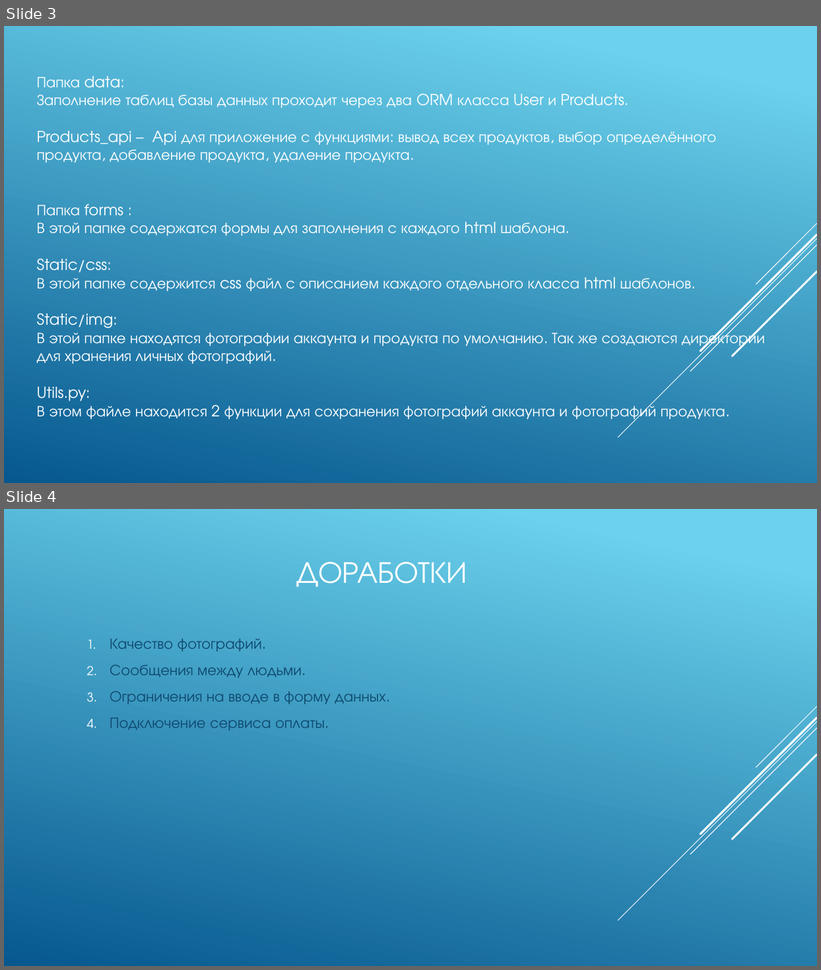
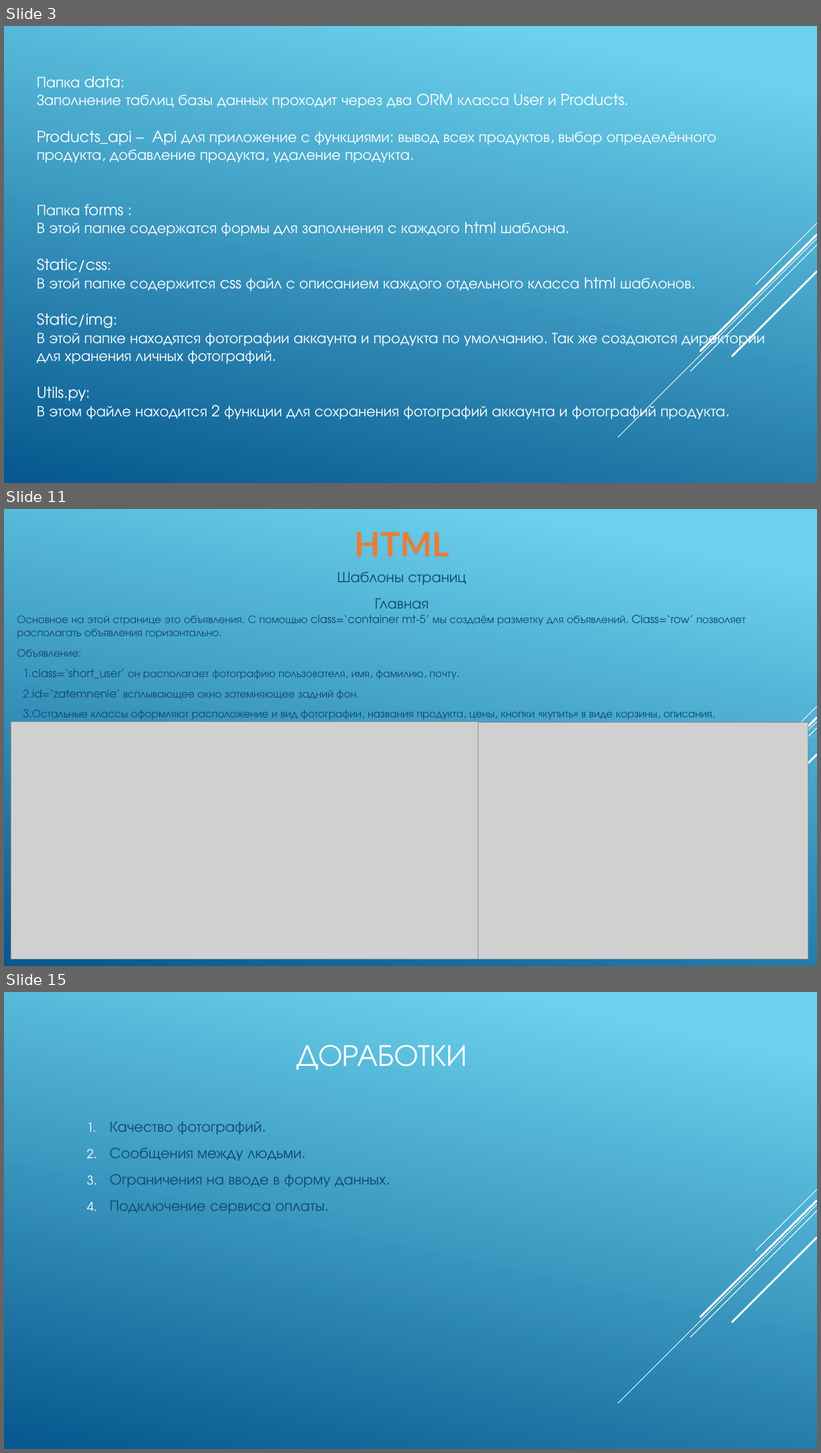
Before and after one commit to IlyaLyamin/buynet, a slide deck: Презентация и описание/описание/проект.pptx. Shown one above the other, each under a label of ours: slides 3 and 4 before the commit, slides 3, 11 and 15 after it; the slides between them are not shown. The pictures are 821x970 and 821x1453 pixels, drawn with LibreOffice and Linux fonts; fonts in the diff are those of the drawing; grey boxes stand for pictures. Boxes give left, top, right and bottom in pixels: in the first picture for what was removed or moved away, otherwise in the second. Text is boxed around its words. In the diff, an @@ line names an element or a change of style, - is before the commit and + after.

```diff
--- a/Презентация и описание/описание/проект.pptx
+++ b/Презентация и описание/описание/проект.pptx
@@ slide 11 added at (4, 509, 817, 966), background gradient #6ED2EB to #06588E; not listed: 5 template elements that a slide beside it also shows @@
@@ title added at (354, 532, 450, 557), 39.6 pt, text #E87D37, bold @@
+HTML
@@ text added at (337, 572, 466, 609), 18 pt, text #0F496F @@
+Шаблоны страниц
+Главная
@@ text added at (17, 615, 746, 724), 12.9 pt, text #0F496F @@
+Основное на этой странице это объявления. С помощью class=‘container mt-5’ мы создаём разметку для объявлений. Class=‘row’ позволяет располагать объявления горизонтально.
+Объявление:
+1.class=‘short_user’ он располагает фотографию пользователя, имя, фамилию, почту.
+2.id=‘zatemnenie’ всплывающее окно затемняющее задний фон.
+3.Остальные классы оформляют расположение и вид фотографии, названия продукта, цены, кнопки «купить» в виде корзины, описания.
@@ picture added at (11, 722, 478, 959) @@
@@ picture added at (479, 722, 809, 960) @@
@@ what was slide 4 is now slide 15 @@
```
Also in this commit, not shown: 10 other slides added, 1 other file.
